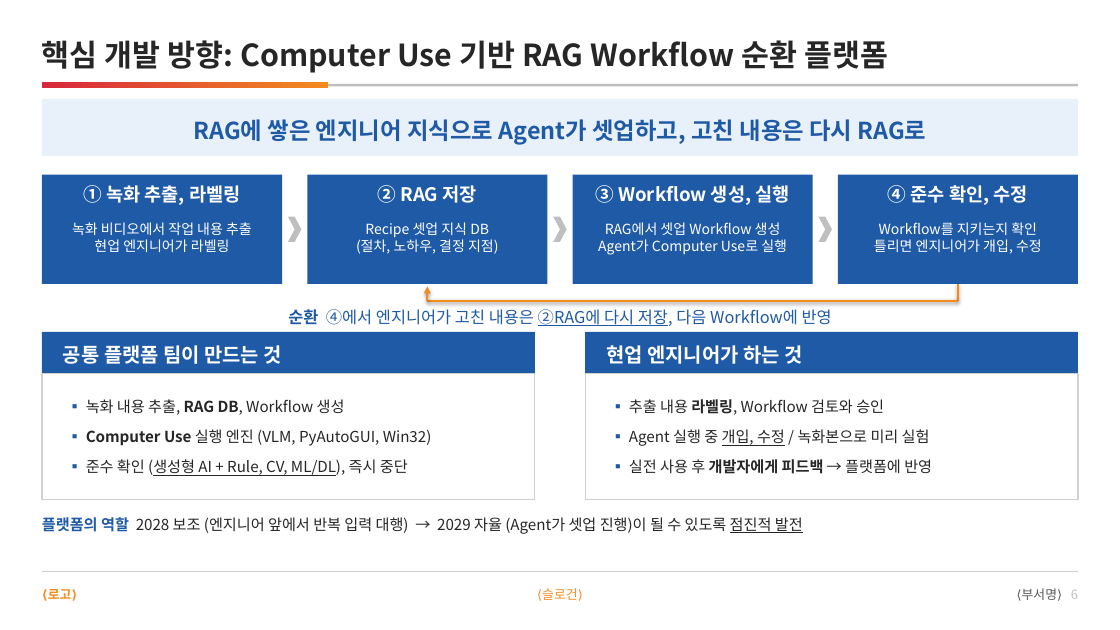
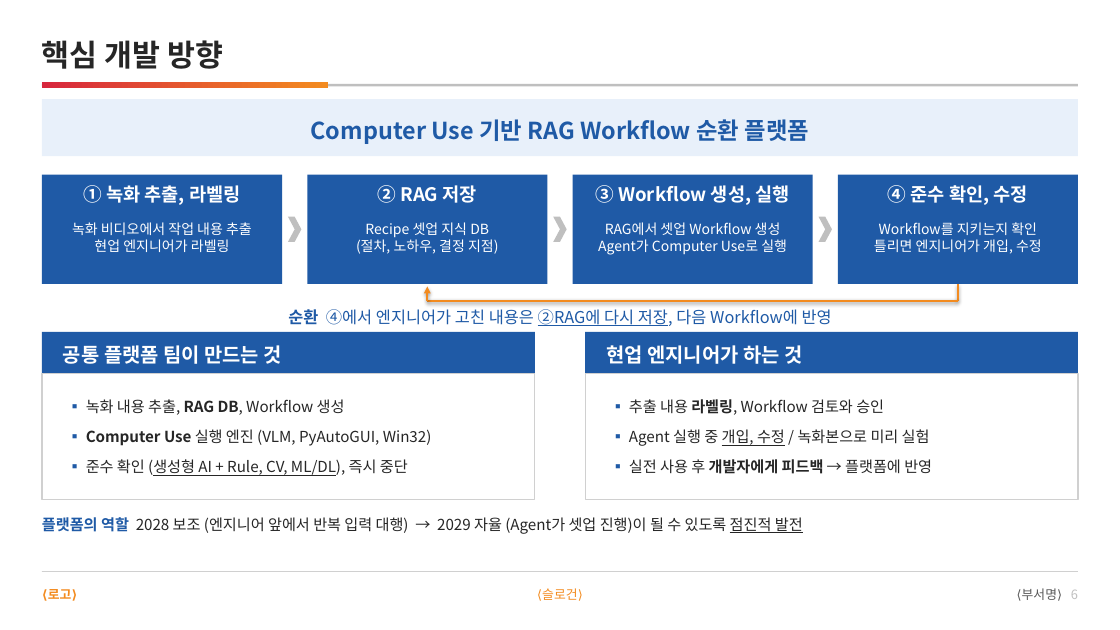
Before and after one commit to DarrenKoi/pm_notes, a slide deck: slide 6 of my-task/arc-tf/deliverables/arc-tf-proposal.pptx. Drawn at 1120x630 pixels with LibreOffice and Linux fonts; fonts in the diff are those of the drawing. Boxes give left, top, right and bottom in pixels: in the first picture for what was removed or moved away, otherwise in the second. Text is boxed around its words. In the diff, an @@ line names an element or a change of style, - is before the commit and + after.

```diff
--- a/my-task/arc-tf/deliverables/arc-tf-proposal.pptx
+++ b/my-task/arc-tf/deliverables/arc-tf-proposal.pptx
@@ text at box(42, 40, 223, 69): text changed @@
-핵심 개발 방향: Computer Use 기반 RAG Workflow 순환 플랫폼
+핵심 개발 방향
@@ text at box(311, 119, 809, 144): text changed @@
-RAG에 쌓은 엔지니어 지식으로 Agent가 셋업하고, 고친 내용은 다시 RAG로
+Computer Use 기반 RAG Workflow 순환 플랫폼
```
Also in this commit, not shown: 5 other slides changed, 8 other files.
